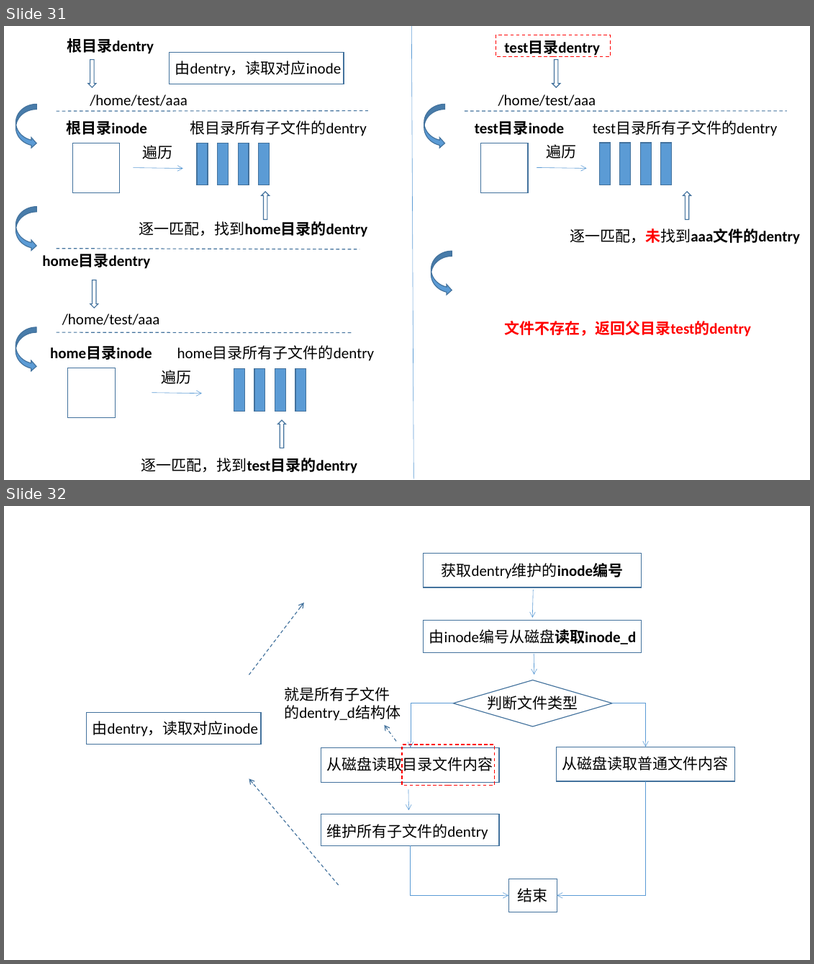
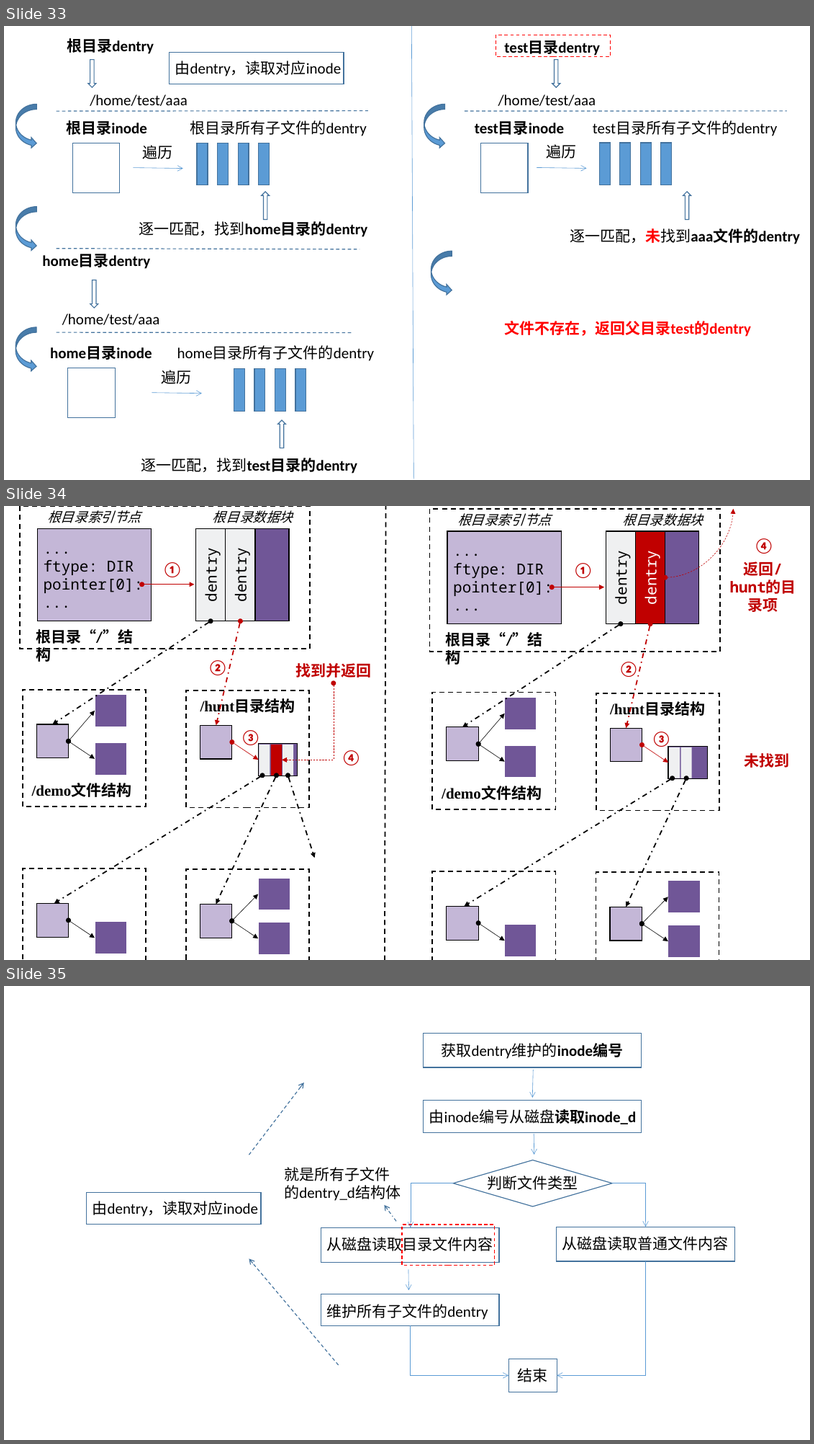
Before and after one commit to hitsz-cslab/os-labs, a slide deck: docs/lab5/绘图_new.pptx. Shown one above the other, each under a label of ours: slides 31 and 32 before the commit, slides 33, 34 and 35 after it. The pictures are 814x964 and 814x1444 pixels, drawn with LibreOffice and Linux fonts; fonts in the diff are those of the drawing. Boxes give left, top, right and bottom in pixels: in the first picture for what was removed or moved away, otherwise in the second. Text is boxed around its words. In the diff, an @@ line names an element or a change of style, - is before the commit and + after.

```diff
--- a/docs/lab5/绘图_new.pptx
+++ b/docs/lab5/绘图_new.pptx
@@ slide 34 added at (4, 506, 810, 960), background #FFFFFF @@
@@ group added at (13, 506, 790, 960): 43 rectangles, 23 double arrows, 23 texts, 1 line, 1 elbow double arrow, 1 curved double arrow @@
+...
+ftype: DIR
+pointer[0]:
+...
+dentry
+dentry
+根目录索引节点
+根目录“/”结构
+根目录数据块
+/hunt目录结构
+/hunt/test.sh
+/hunt/bin.o
+/demo文件结构
+...
+ftype: DIR
+pointer[0]:
+...
+dentry
+dentry
+根目录索引节点
+根目录“/”结构
+根目录数据块
+/hunt目录结构
+/demo文件结构
+找到并返回
+未找到
+返回/hunt的目录项
+①
+②
+③
+④
+①
+②
+③
+④
@@ what was slide 31 is now slide 33 @@
@@ what was slide 32 is now slide 35 @@
```
Also in this commit, not shown: 4 slides changed, 5 other slides added, 1 slide removed, 11 other files.
